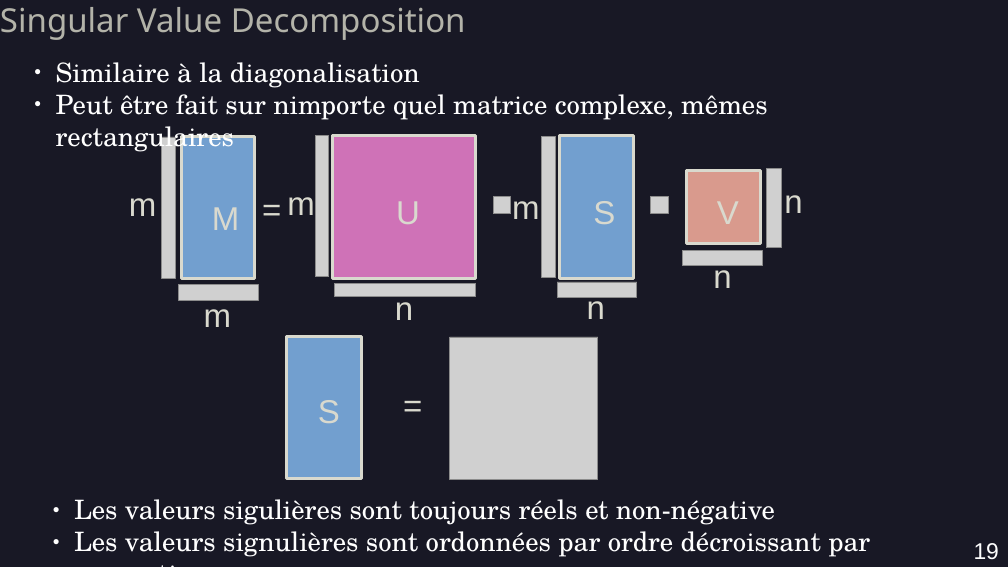
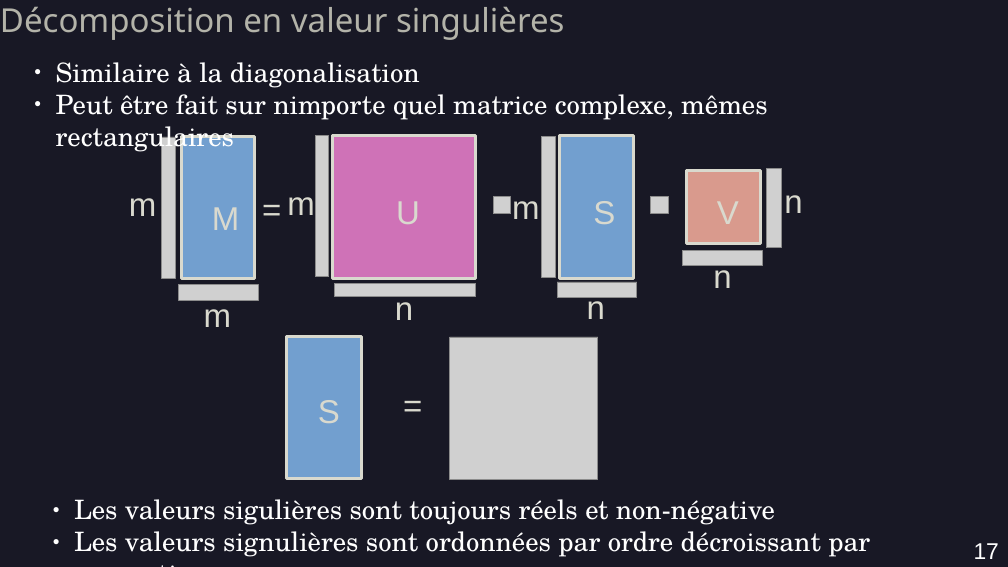
Before and after one commit to AmdaU/presentations, a slide deck: slide 17 of Seminaire/Seminaire.odp (slide 19 before the commit). Drawn at 1008x567 pixels with LibreOffice and Linux fonts; fonts in the diff are those of the drawing; grey boxes stand for pictures; background and template pictures are left out. Boxes give left, top, right and bottom in pixels: in the first picture for what was removed or moved away, otherwise in the second. Text is boxed around its words. In the diff, an @@ line names an element or a change of style, - is before the commit and + after.

```diff
--- a/Seminaire/Seminaire.odp
+++ b/Seminaire/Seminaire.odp
@@ text at (0,6,565,40): text changed @@
-Singular Value Decomposition
+Décomposition en valeur singulières
@@ page number at (974,543,999,559): text changed @@
-19
+17
```
Also in this commit, not shown: 12 other slides changed, 9 slides added, 5 slides removed, 24 other files.
